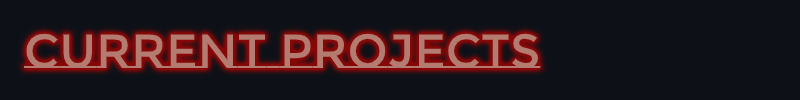
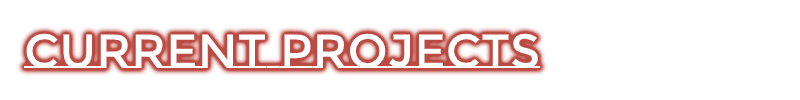
Layers edited between the first and the second 800x100 image:
painted on "Current projects" over [24, 33, 541, 68]
renamed "GitHub Dark Mode" to "Layer 2", hid it, painted on it over [0, 0, 800, 100]
hid "Layer 1", painted on it over [0, 0, 800, 100]
